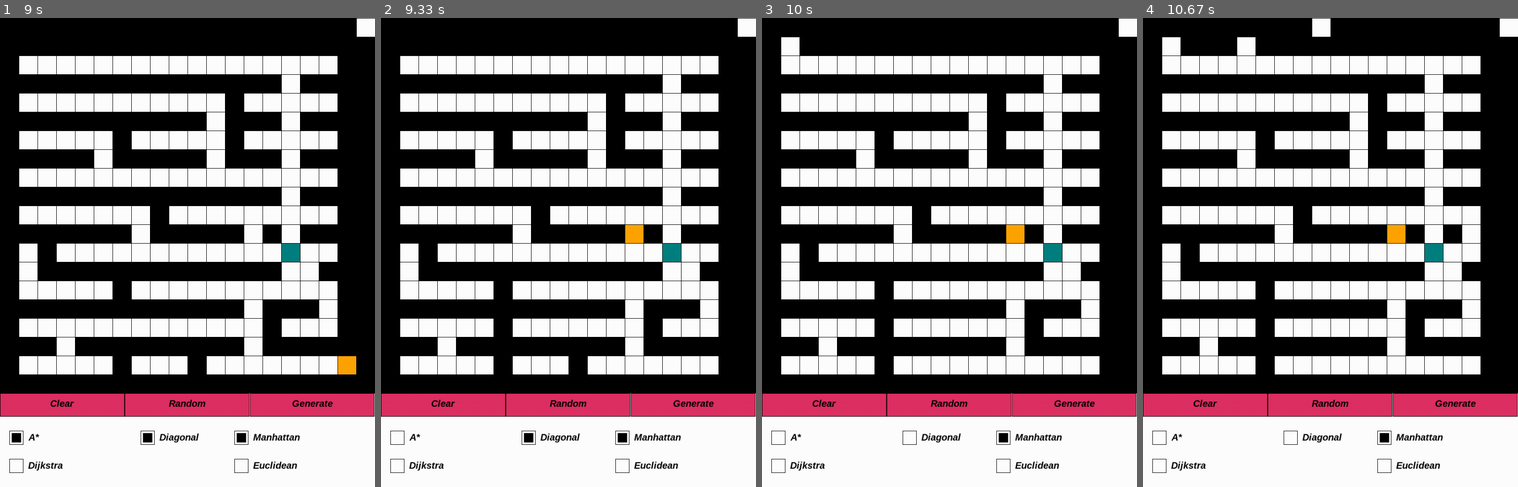
Above: before the commit, frames 1-4 (left to right).
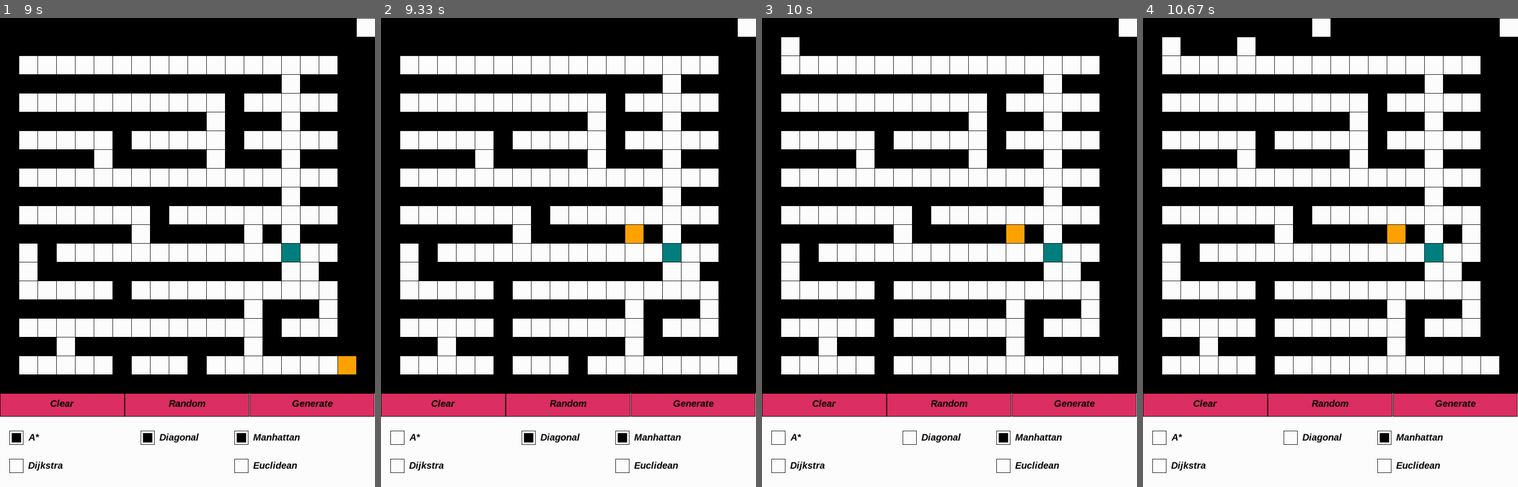
Above: after the commit, the same moments.

Repository: AllanMildzi/Pathfinder_pygame
Game: pygame game, started from main.py
The game is run twice, just before and just after one commit, with the same random seed, the same clock (stepped at 60 frames per second) and the same inputs.
Inputs (mouse positions are in pixels of both pictures, inside the frame that each line leads up to):
- Up to frame 1 (9 s): click "Random" at 0.38 s; press the mouse at (30, 46) at 0.7 s; move the mouse to (157, 144) at 0.8 s; release the mouse at (285, 247) at 0.93 s; click (258, 275) at 1.05 s; click "Generate" at 1.38 s; press the mouse at (195, 27) at 4.77 s; move the mouse to (142, 149) at 4.87 s; move the mouse to (90, 271) at 4.97 s; release the mouse at (90, 271) at 5 s; press the mouse at (67, 27) at 5.1 s; move the mouse to (116, 93) at 5.2 s; move the mouse to (165, 158) at 5.3 s; release the mouse at (165, 158) at 5.33 s; press the mouse at (67, 27) at 5.43 s; move the mouse to (60, 214) at 5.53 s; move the mouse to (56, 402) at 5.63 s; release the mouse at (56, 402) at 5.67 s; press the mouse at (311, 402) at 5.77 s; move the mouse to (247, 341) at 5.87 s; move the mouse to (183, 280) at 5.97 s; release the mouse at (183, 280) at 6 s; press the mouse at (15, 435) at 6.77 s; move the mouse to (123, 421) at 6.87 s; move the mouse to (232, 407) at 6.97 s; release the mouse at (232, 407) at 7 s; press the mouse at (15, 435) at 7.1 s; move the mouse to (48, 350) at 7.2 s; move the mouse to (82, 261) at 7.3 s; release the mouse at (82, 261) at 7.33 s; press the mouse at (330, 27) at 7.43 s; move the mouse to (273, 200) at 7.53 s; move the mouse to (221, 369) at 7.63 s; release the mouse at (221, 369) at 7.67 s; press the mouse at (187, 402) at 7.77 s; move the mouse to (120, 285) at 7.87 s; move the mouse to (52, 168) at 7.97 s; release the mouse at (52, 168) at 8 s; press the mouse at (367, 27) at 8.1 s; move the mouse to (333, 144) at 8.2 s; move the mouse to (300, 266) at 8.3 s; release the mouse at (300, 266) at 8.33 s; press the mouse at (146, 435) at 8.43 s; move the mouse to (168, 402) at 8.53 s; move the mouse to (195, 369) at 8.63 s; release the mouse at (195, 369) at 8.67 s; press the mouse at (345, 365) at 8.77 s; move the mouse to (300, 294) at 8.87 s; move the mouse to (255, 224) at 8.97 s
- Up to frame 2 (9.33 s): release the mouse at (636, 224) at 9 s; press the mouse at (396, 435) at 9.1 s; move the mouse to (512, 332) at 9.2 s; move the mouse to (624, 224) at 9.3 s
- Up to frame 3 (10 s): release the mouse at (1005, 224) at 9.33 s; press the mouse at (908, 435) at 9.43 s; move the mouse to (960, 360) at 9.53 s; move the mouse to (1013, 285) at 9.63 s; release the mouse at (1013, 285) at 9.67 s; press the mouse at (792, 46) at 9.77 s; move the mouse to (870, 69) at 9.87 s; move the mouse to (953, 97) at 9.97 s
- Up to frame 4 (10.67 s): release the mouse at (1334, 97) at 10 s; press the mouse at (1323, 27) at 10.1 s; move the mouse to (1394, 130) at 10.2 s; move the mouse to (1469, 233) at 10.3 s; release the mouse at (1469, 233) at 10.33 s; press the mouse at (1248, 46) at 10.43 s; move the mouse to (1218, 172) at 10.53 s; move the mouse to (1191, 299) at 10.63 s

Frame 1 is identical in both runs. In frame 2, 0.2% of the frame differs, in the area x 90-95%, y 72-76%; in frame 3, 0.2%; in frame 4, 0.2%.

Commit message:
Fixed a bug

Diff:
--- a/main.py
+++ b/main.py
@@ -32,12 +32,13 @@
                 position = (position[0], position[1] + 1)
             if position[0] == self.rows - 1:
                 position = (position[0] - 1, position[1])
-            if position == self.columns - 1:
-                position[1] = (position[0], position[1] - 1)
+            if position[1] == self.columns - 1:
+                position = (position[0], position[1] - 1)
 
         for row in range(self.rows): # Filling the grid up of walls
             for col in range(self.columns):
                 self.graph[row][col] = "wall"
+        self.graph[end.position[0]][end.position[1]] = "empty"
 
         frontier = [start.position] # Frontier list
         possible_neighbors = [(0, 2), (0, -2), (2, 0), (-2, 0)]
